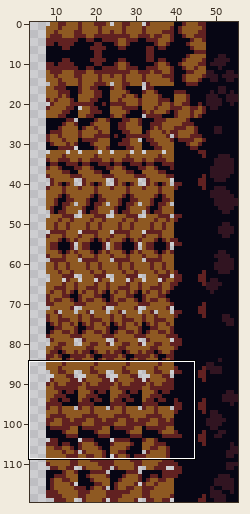
Sprite sheet: sprites/spr_jungle_foreground_tileset_2/edfb4a30-14fc-408e-8716-15761f76d7bc.png. The picture above shows the old version from afar; the outline marks the close-up.
Close-up. First the earlier version:
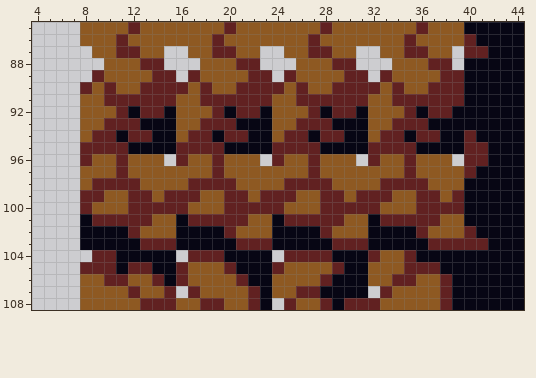
The file is 56x120 pixels. Shown: x 4..44, y 85..108. The wide view leaves out empty margins. The commit also changed other parts of the picture, which this record leaves out.
After:
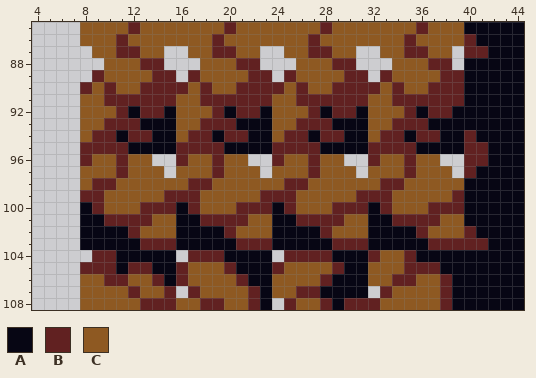
Palette (. is transparent): A #070614  B #612121  C #8e5922
The edit:
@@ x 4..44 @@
  95 ....BBBBAAAABBBBAAAABBBBAAAABBBBAAAABBAAA
- 96 ....BCCBCCC.BCCBCCC.BCCBCCC.BCCBCCC.BBAAA
- 97 ....CCCBCCCCCCCBCCCCCCCBCCCCCCCBCCCCBAAAA
- 98 ....CBBBBCCCCBBBBCCCCBBBBCCCCBBBBCCCAAAAA
- 99 ....BBCCBBCBBBCCBBCBBBCCBBCBBBCCBBCBAAAAA
-100 ....BCCCBBBBBCCCBBBBBCCCBBBBBCCCBBBBAAAAA
-101 ....ABBBBBCCABBBBBCCABBBBBCCABBBBBCCAAAAA
+ 96 ....BCCBCC..BCCBCC..BCCBCC..BCCBCC..BBAAA
+ 97 ....CCCBCCC.CCCBCCC.CCCBCCC.CCCBCCC.BAAAA
+ 98 ....CBBCCCCCCBBCCCCCCBBCCCCCCBBCCCCCAAAAA
+ 99 ....BBCCCCCBBBCCCCCBBBCCCCCBBBCCCCCBAAAAA
+100 ....ABCCCBBBABCCCBBBABCCCBBBABCCCBBBAAAAA
+101 ....AABBBBCCAABBBBCCAABBBBCCAABBBBCCAAAAA
 102 ....AAAABCCCAAAABCCCAAAABCCCAAAABCCCBAAAA
